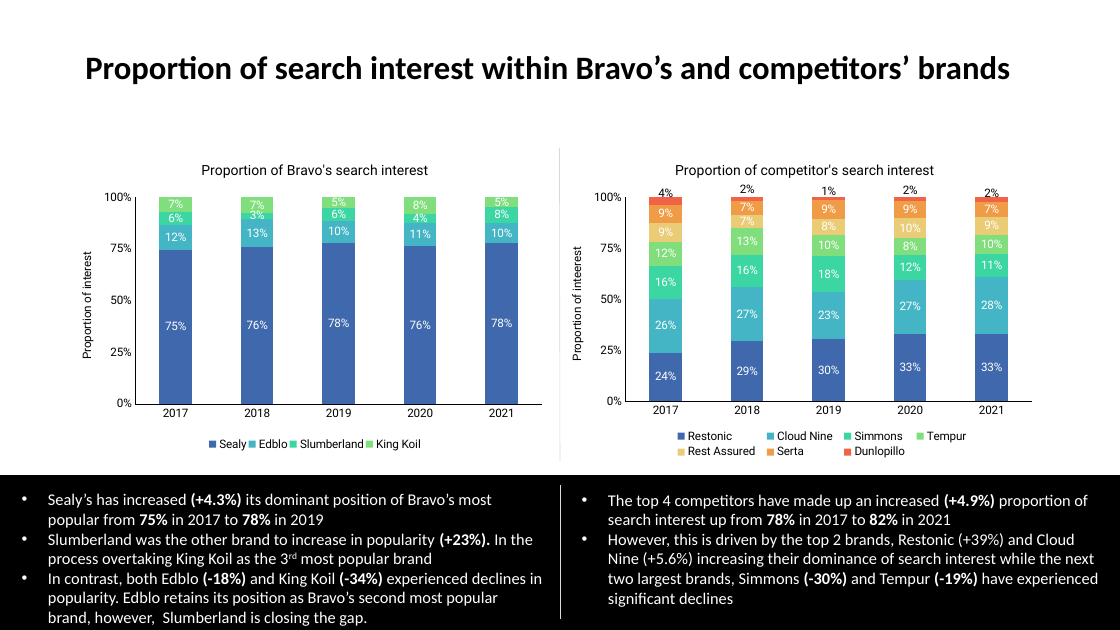
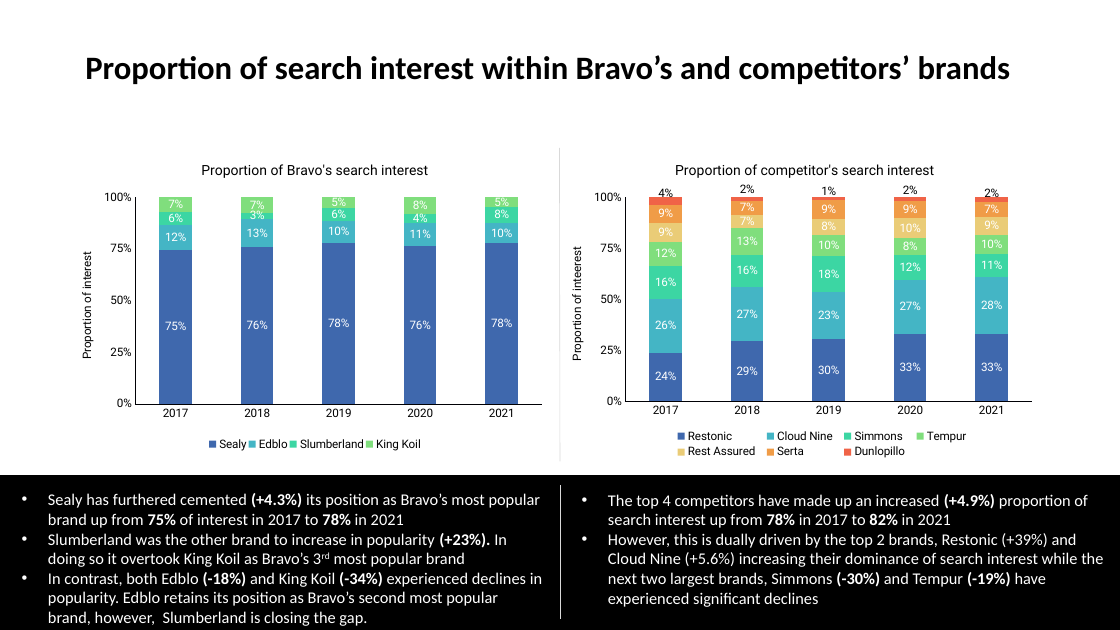
Before and after one commit to twdobson/mattress-trends, a slide deck: slide 17 of Bravo report - 20210123.pptx. Drawn at 1120x630 pixels with LibreOffice and Linux fonts; fonts in the diff are those of the drawing. Boxes give left, top, right and bottom in pixels: in the first picture for what was removed or moved away, otherwise in the second. Text is boxed around its words. In the diff, an @@ line names an element or a change of style, - is before the commit and + after.

```diff
--- a/Bravo report - 20210123.pptx
+++ b/Bravo report - 20210123.pptx
@@ text at (x1=48, y1=493, x2=541, y2=567): text changed @@
-• Sealy’s has increased (+4.3%) its dominant position of Bravo’s most popular from 75% in 2017 to 78% in 2019
-• Slumberland was the other brand to increase in popularity (+23%). In the process overtaking King Koil as the 3rd most popular brand
+• Sealy has furthered cemented (+4.3%) its position as Bravo’s most popular brand up from 75% of interest in 2017 to 78% in 2021
+• Slumberland was the other brand to increase in popularity (+23%). In doing so it overtook King Koil as Bravo’s 3rd most popular brand
@@ text at (x1=608, y1=533, x2=1103, y2=607): text changed @@
-• However, this is driven by the top 2 brands, Restonic (+39%) and Cloud Nine (+5.6%) increasing their dominance of search interest while the next two largest brands, Simmons (-30%) and Tempur (-19%) have experienced significant declines
+• However, this is dually driven by the top 2 brands, Restonic (+39%) and Cloud Nine (+5.6%) increasing their dominance of search interest while the next two largest brands, Simmons (-30%) and Tempur (-19%) have experienced significant declines
```
Also in this commit, not shown: 11 other slides changed, 19 slides removed, 1 other file.
